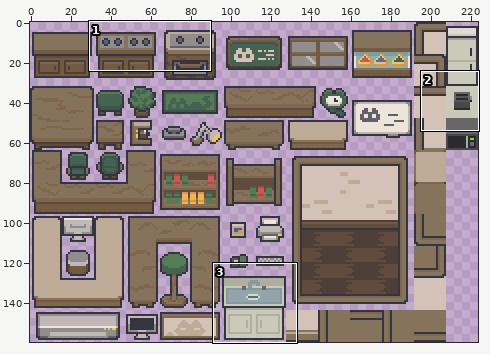
Two states of a sprite sheet, sprites/neko-cafe-furnitures.png. The first picture is a wide view before the edit; the outline marks the close-up.
Close-up. Old version:
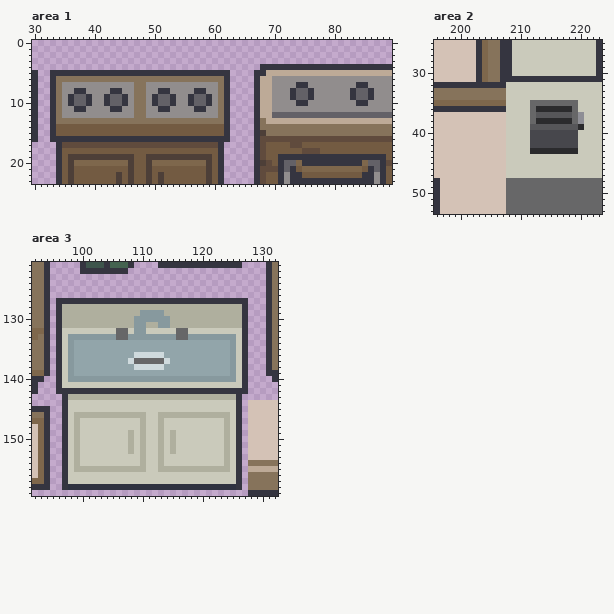
The file is 224x160 pixels. Pixels under 10% opacity are left out. Colours within 5 levels of each other are drawn and written as one. Shown: area 1: x 30..89, y 0..23; area 2: x 196..223, y 25..53; area 3: x 92..132, y 121..159.
The same view after the edit:
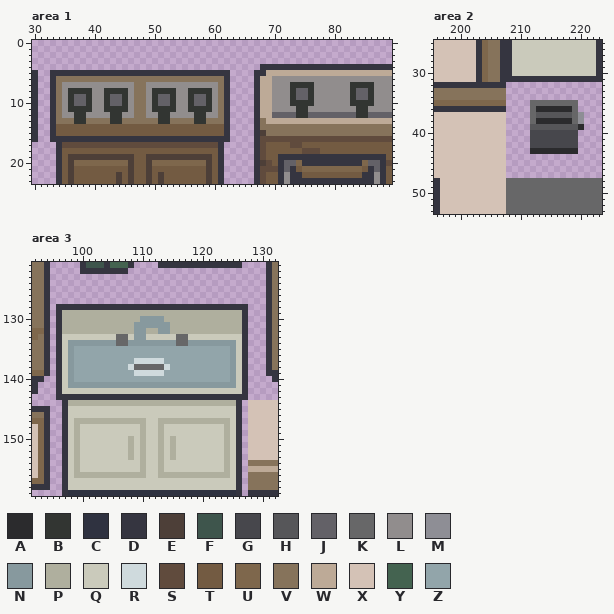
Palette (. is transparent): A #2b2b2d  B #323532  C #2f3240  D #353540  E #4d3f38  F #3e554c  G #47474c  H #565659  J #636167  K #676768  L #918d8d  M #8e8e95  N #87999e  P #afaf9e  Q #cacabb  R #cfdadd  S #604b3d  T #735b42  U #7e674c  V #86735b  W #bdaa97  X #d4c2b6  Y #446350  Z #92a5aa
Diff:
--- area 1
@@ x 30..89 @@
  6 D..DVVVVVVVVVVVVVVVVVVVVVVVVVVVVD....DWWLLLLLLLLLLLLLLLLLLLL
- 7 D..DVLLLLLLLLLLLLVVLLLLLLLLLLLLVD....DWWLLLLDDLLLLLLLLDDLLLL
- 8 D..DVLLDDLLLLDDLLVVLLDDLLLLDDLLVD....DWWLLLDJJDLLLLLLDJJDLLL
- 9 D..DVLDJJDLLDJJDLVVLDJJDLLDJJDLVD....DWWLLLDJJDLLLLLLDJJDLLL
-10 D..DVLDJJDLLDJJDLVVLDJJDLLDJJDLVD....DWWLLLLDDLLLLLLLLDDLLLL
-11 D..DVLLDDLLLLDDLLVVLLDDLLLLDDLLVD....DWWLLLLLLLLLLLLLLLLLLLL
-12 D..DVLLLLLLLLLLLLVVLLLLLLLLLLLLVD....DWWJJJJJJJJJJJJJJJJJJJJ
-13 D..DVVVVVVVVVVVVVVVVVVVVVVVVVVVVD....DVWWWWWWWWWWWWWWWWWWWWW
+ 7 D..DVLLLLLLLLLLLLVVLLLLLLLLLLLLVD....DWWLLLBBBBLLLLLLBBBBLLL
+ 8 D..DVLBBBBLLBBBBLVVLBBBBLLBBBBLVD....DWWLLLBJJBLLLLLLBJJBLLL
+ 9 D..DVLBJJBLLBJJBLVVLBJJBLLBJJBLVD....DWWLLLBJJBLLLLLLBJJBLLL
+10 D..DVLBJJBLLBJJBLVVLBJJBLLBJJBLVD....DWWLLLBBBBLLLLLLBBBBLLL
+11 D..DVLBBBBLLBBBBLVVLBBBBLLBBBBLVD....DWWLLLLBBLLLLLLLLBBLLLL
+12 D..DVLLBBLLLLBBLLVVLLBBLLLLBBLLVD....DWWJJJJBBJJJJJJJJBBJJJJ
+13 D..DVVVBBVVVVBBVVVVVVBBVVVVBBVVVD....DVWWWWWWWWWWWWWWWWWWWWW
 14 D..DTTTTTTTTTTTTTTTTTTTTTTTTTTTTD....DVVVVVVVVVVVVVVVVVVVVVV
--- area 2
@@ x 206..223 @@
 31 VDDDDDDDDDDDDDDDDD
-32 DDQQQQQQQQQQQQQQQQ
-33 VVQQQQQQQQQQQQQQQQ
-34 VVQQQQQQQQQQQQQQQQ
-35 UUQQQQKKKKKKKKQQQQ
-36 DDQQQQKAAAAAAKQQQQ
-37 XXQQQQKHHHHHHKMQQQ
-38 XXQQQQKAAAAAAKMQQQ
-39 XXQQQQHHHHHHHHAQQQ
-40 XXQQQQGGGGGGGGQQQQ
-41 XXQQQQGGGGGGGGQQQQ
-42 XXQQQQGGGGGGGGQQQQ
-43 XXQQQQAAAAAAAAQQQQ
-44 XXQQQQQQQQQQQQQQQQ
-45 XXQQQQQQQQQQQQQQQQ
-46 XXQQQQQQQQQQQQQQQQ
-47 XXQQQQQQQQQQQQQQQQ
+32 DD................
+33 VV................
+34 VV................
+35 UU....KKKKKKKK....
+36 DD....KAAAAAAK....
+37 XX....KHHHHHHKM...
+38 XX....KAAAAAAKM...
+39 XX....HHHHHHHHA...
+40 XX....GGGGGGGG....
+41 XX....GGGGGGGG....
+42 XX....GGGGGGGG....
+43 XX....AAAAAAAA....
+44 XX................
+45 XX................
+46 XX................
+47 XX................
 48 XXKKKKKKKKKKKKKKKK
--- area 3
@@ x 92..132 @@
 126 VVD....................................DV
-127 VVD.DDDDDDDDDDDDDDDDDDDDDDDDDDDDDDDD...DV
-128 VVD.DPPPPPPPPPPPPPPPPPPPPPPPPPPPPPPD...DV
-129 VVD.DPPPPPPPPPPPPPNNNNPPPPPPPPPPPPPD...DV
-130 VVD.DPPPPPPPPPPPPNNNNNNPPPPPPPPPPPPD...DV
-131 VVD.DPPPPPPPPPPPPNNPPNNPPPPPPPPPPPPD...DV
-132 UUD.DQQQQQQQQQKKQNNQQQQQKKQQQQQQQQQD...DV
-133 UVD.DQNNNNNNNNKKNNNNNNNNKKNNNNNNNNQD...DV
-134 VVD.DQNZZZZZZZZZZZZZZZZZZZZZZZZZZNQD...DV
+127 VVD....................................DV
+128 VVD.DDDDDDDDDDDDDDDDDDDDDDDDDDDDDDDD...DV
+129 VVD.DPPPPPPPPPPPPPPPPPPPPPPPPPPPPPPD...DV
+130 VVD.DPPPPPPPPPPPPPNNNNPPPPPPPPPPPPPD...DV
+131 VVD.DPPPPPPPPPPPPNNNNNNPPPPPPPPPPPPD...DV
+132 UUD.DPPPPPPPPPPPPNNPPNNPPPPPPPPPPPPD...DV
+133 UVD.DQQQQQQQQQKKQNNQQQQQKKQQQQQQQQQD...DV
+134 VVD.DQNNNNNNNNKKNNNNNNNNKKNNNNNNNNQD...DV
 135 VVD.DQNZZZZZZZZZZZZZZZZZZZZZZZZZZNQD...DV
-136 VVD.DQNZZZZZZZZZZRRRRRZZZZZZZZZZZNQD...DV
-137 VVD.DQNZZZZZZZZZRKKKKKRZZZZZZZZZZNQD...DV
-138 VVD.DQNZZZZZZZZZZRRRRRZZZZZZZZZZZNQD...DV
-139 UUD.DQNZZZZZZZZZZZZZZZZZZZZZZZZZZNQD...DD
-140 DD..DQNNNNNNNNNNNNNNNNNNNNNNNNNNNNQD....D
-141 D...DQQQQQQQQQQQQQQQQQQQQQQQQQQQQQQD.....
-142 D...DDDDDDDDDDDDDDDDDDDDDDDDDDDDDDDD.....
-143 .....DPPPPPPPPPPPPPPPPPPPPPPPPPPPPD......
-144 .....DQQQQQQQQQQQQQQQQQQQQQQQQQQQQD.XXXXX
+136 VVD.DQNZZZZZZZZZZZZZZZZZZZZZZZZZZNQD...DV
+137 VVD.DQNZZZZZZZZZZRRRRRZZZZZZZZZZZNQD...DV
+138 VVD.DQNZZZZZZZZZRKKKKKRZZZZZZZZZZNQD...DV
+139 UUD.DQNZZZZZZZZZZRRRRRZZZZZZZZZZZNQD...DD
+140 DD..DQNZZZZZZZZZZZZZZZZZZZZZZZZZZNQD....D
+141 D...DQNNNNNNNNNNNNNNNNNNNNNNNNNNNNQD.....
+142 D...DQQQQQQQQQQQQQQQQQQQQQQQQQQQQQQD.....
+143 ....DDDDDDDDDDDDDDDDDDDDDDDDDDDDDDDD.....
+144 .....DPPPPPPPPPPPPPPPPPPPPPPPPPPPPD.XXXXX
 145 DDD..DQQQQQQQQQQQQQQQQQQQQQQQQQQQQD.XXXXX
-146 VVD..DQPPPPPPPPPPPPQQPPPPPPPPPPPPQD.XXXXX
-147 UUD..DQPQQQQQQQQQQPQQPQQQQQQQQQQPQD.XXXXX
+146 VVD..DQQQQQQQQQQQQQQQQQQQQQQQQQQQQD.XXXXX
+147 UUD..DQPPPPPPPPPPPPQQPPPPPPPPPPPPQD.XXXXX
 148 XUD..DQPQQQQQQQQQQPQQPQQQQQQQQQQPQD.XXXXX
-149 XUD..DQPQQQQQQQQPQPQQPQPQQQQQQQQPQD.XXXXX
+149 XUD..DQPQQQQQQQQQQPQQPQQQQQQQQQQPQD.XXXXX
 150 XUD..DQPQQQQQQQQPQPQQPQPQQQQQQQQPQD.XXXXX
@@ x 92..132 @@
 152 XUD..DQPQQQQQQQQPQPQQPQPQQQQQQQQPQD.XXXXX
-153 XUD..DQPQQQQQQQQQQPQQPQQQQQQQQQQPQD.XXXXX
+153 XUD..DQPQQQQQQQQPQPQQPQPQQQQQQQQPQD.XXXXX
 154 XUD..DQPQQQQQQQQQQPQQPQQQQQQQQQQPQD.VVVVV
-155 XUD..DQPPPPPPPPPPPPQQPPPPPPPPPPPPQD.WWWWW
-156 XUD..DQQQQQQQQQQQQQQQQQQQQQQQQQQQQD.VVVVV
+155 XUD..DQPQQQQQQQQQQPQQPQQQQQQQQQQPQD.WWWWW
+156 XUD..DQPPPPPPPPPPPPQQPPPPPPPPPPPPQD.VVVVV
 157 UUD..DQQQQQQQQQQQQQQQQQQQQQQQQQQQQD.VVVVV
-158 DDD..DCCCCCCCCCCCCCCCCCCCCCCCCCCCCD.VVVVV
-159 ....................................DDDDD
+158 DDD..DQQQQQQQQQQQQQQQQQQQQQQQQQQQQD.VVVVV
+159 .....DCCCCCCCCCCCCCCCCCCCCCCCCCCCCD.DDDDD
Pixel boxes of the changes (left, top, right, bottom) in both close-ups:
changed: (290, 82, 314, 118)
changed: (350, 82, 374, 118)
changed: (68, 88, 212, 124)
erased: (506, 82, 602, 178)
changed: (56, 298, 248, 496)
